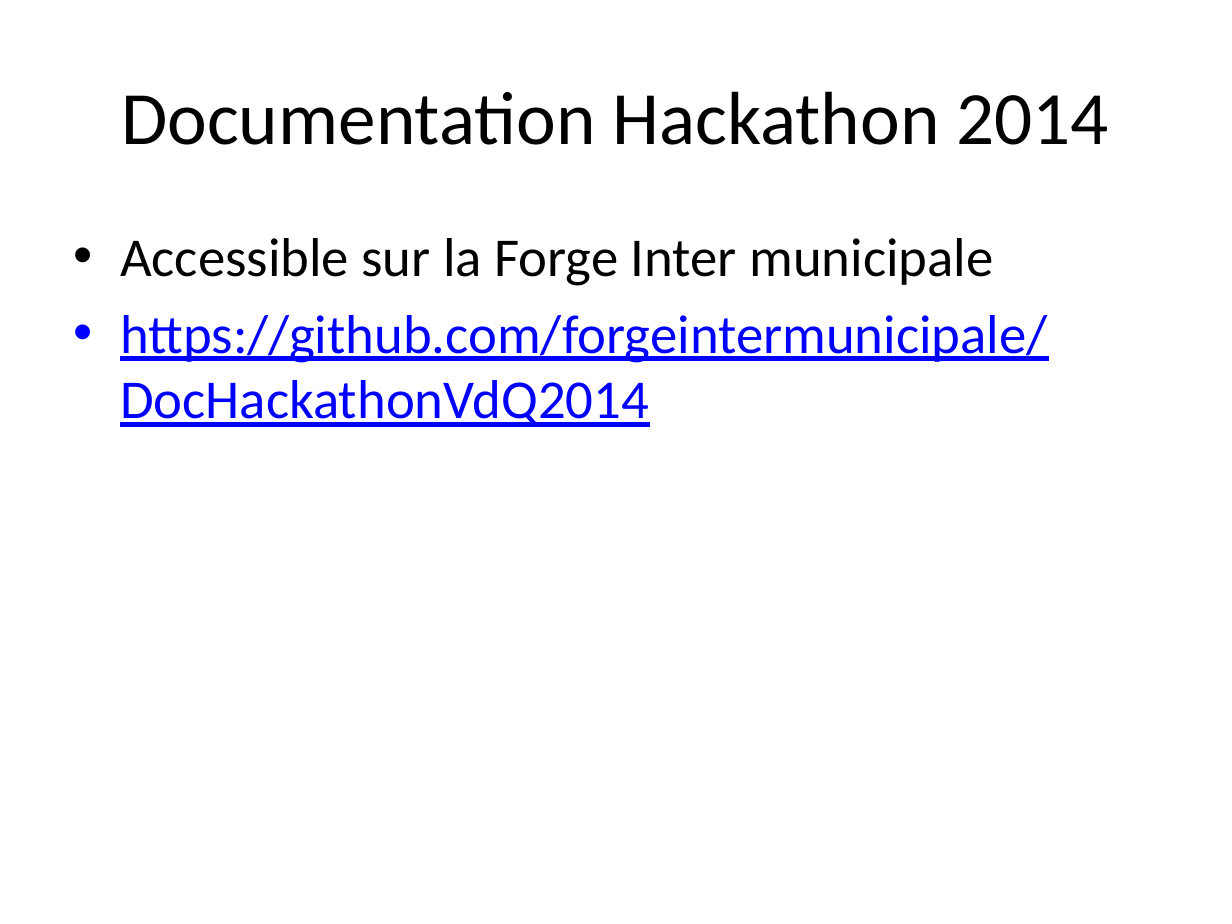
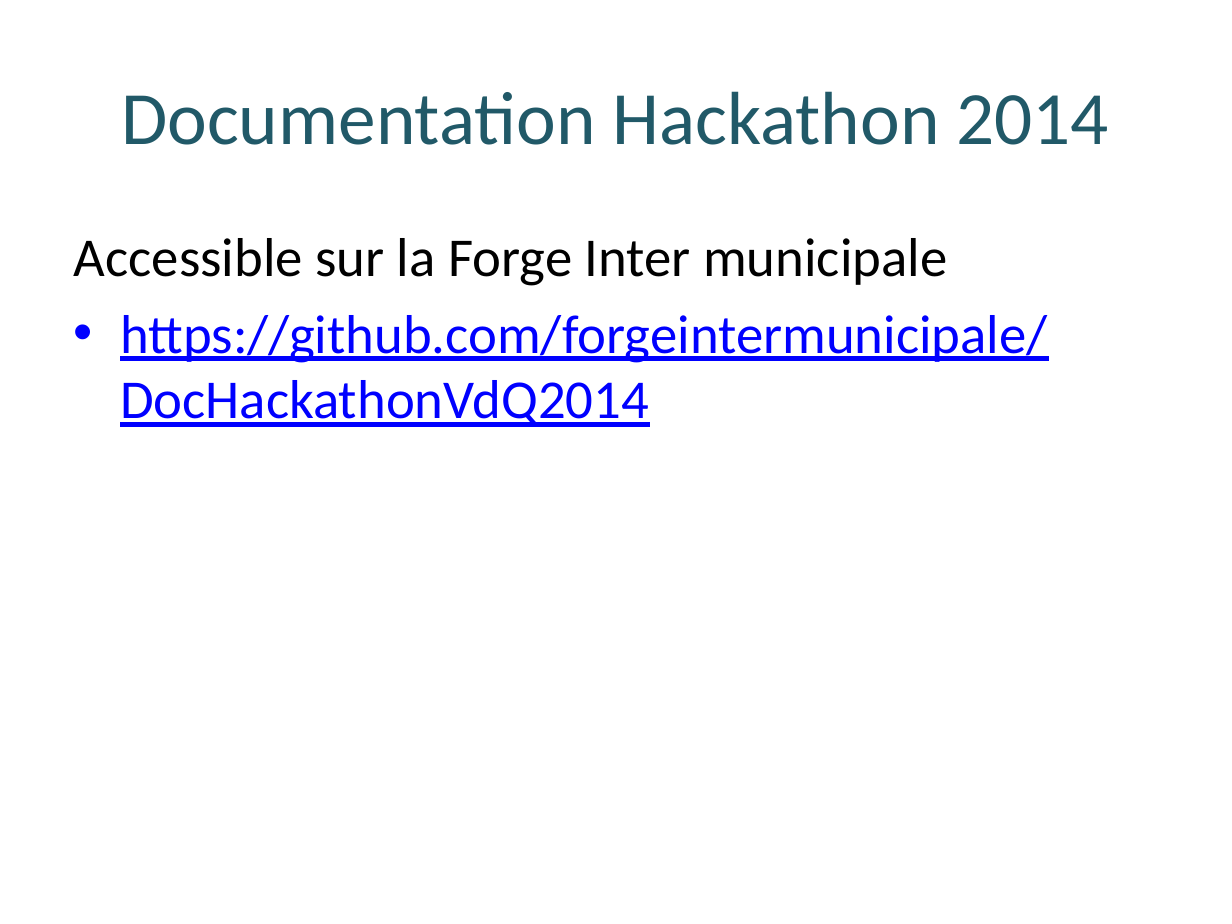
Before and after one commit to forgeintermunicipale/DocHackathonVdQ2014, a slide deck: slide 7 of Documents officiels/Présentation hackathon 2014.pptx (slide 6 before the commit). Drawn at 1232x924 pixels with LibreOffice and Linux fonts; fonts in the diff are those of the drawing. Boxes give left, top, right and bottom in pixels: in the first picture for what was removed or moved away, otherwise in the second. Text is boxed around its words. In the diff, an @@ line names an element or a change of style, - is before the commit and + after.

```diff
--- a/Documents officiels/Présentation hackathon 2014.pptx
+++ b/Documents officiels/Présentation hackathon 2014.pptx
@@ title "Documentation Hackathon 2014" at [121, 91, 1109, 145]: text colour #000000 to #215968 @@
@@ text at [74, 238, 947, 286]: bullet • to none @@
```
Also in this commit, not shown: 1 other slide changed, 1 slide added.
